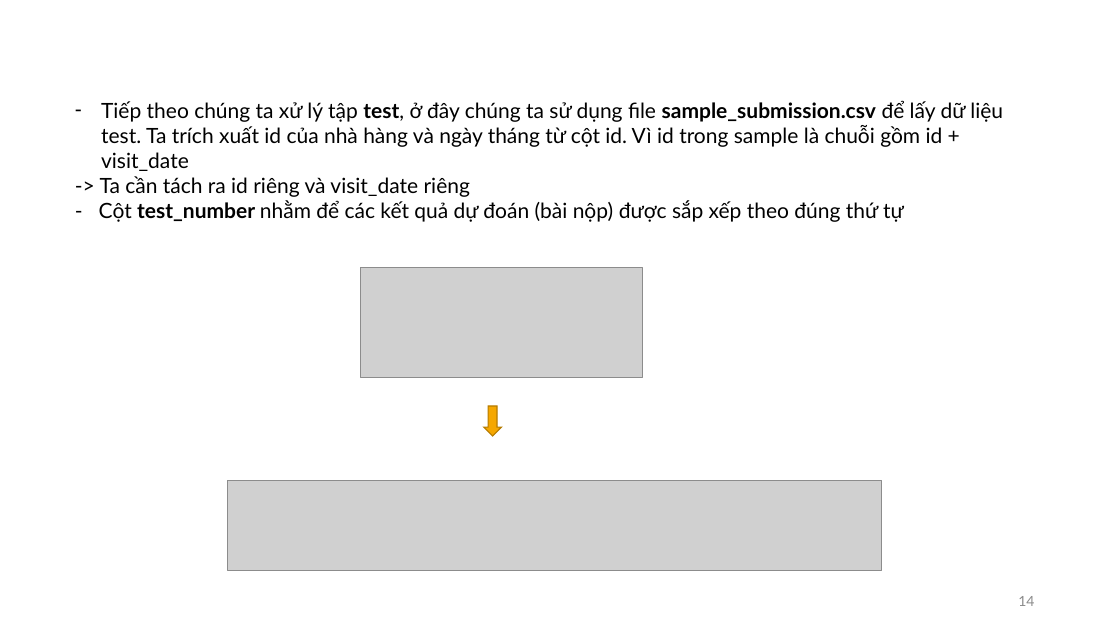
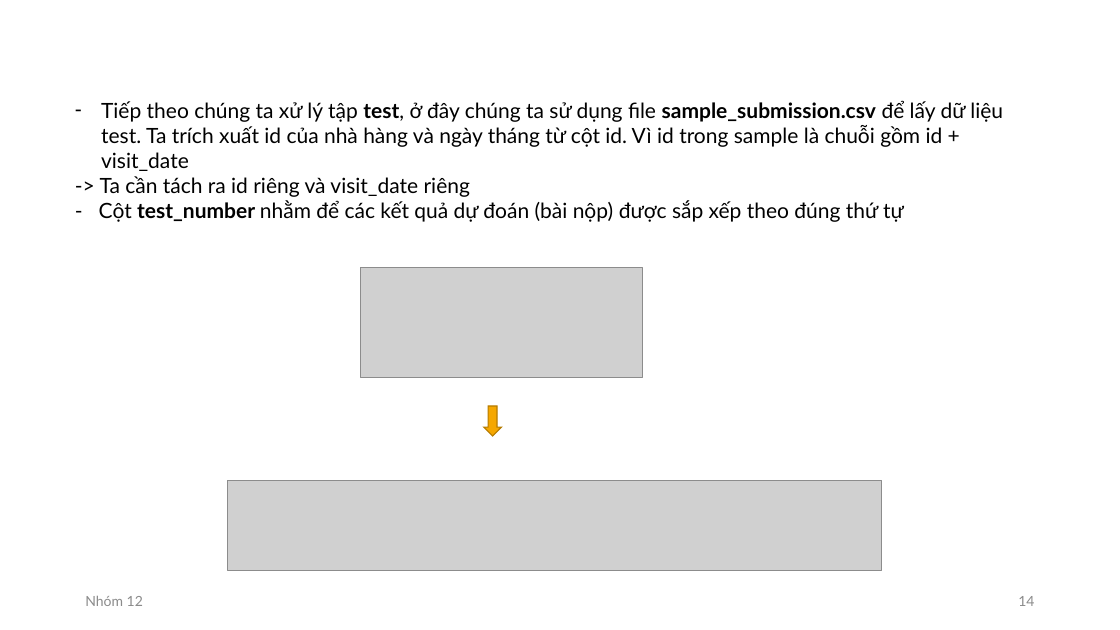
Before and after one commit to pdthuc/Project-Applied_Data_Science, a slide deck: slide 14 of Presentation/GIỚI THIỆU ĐỀ TÀI.pptx. Drawn at 1120x630 pixels with LibreOffice and Linux fonts; fonts in the diff are those of the drawing; grey boxes stand for pictures. Boxes give left, top, right and bottom in pixels: in the first picture for what was removed or moved away, otherwise in the second. Text is boxed around its words. In the diff, an @@ line names an element or a change of style, - is before the commit and + after.

```diff
--- a/Presentation/GIỚI THIỆU ĐỀ TÀI.pptx
+++ b/Presentation/GIỚI THIỆU ĐỀ TÀI.pptx
@@ text added at <box>85,596,143,606</box>, 12 pt, text #8C8C8C @@
+Nhóm 12
```
Also in this commit, not shown: 11 other slides changed, 6 slides added, 6 slides removed.
